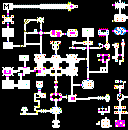
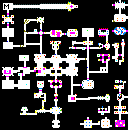
Layers edited between the first and the second (128, 130) image:
painted on "Walls" over [34, 79, 96, 128]
